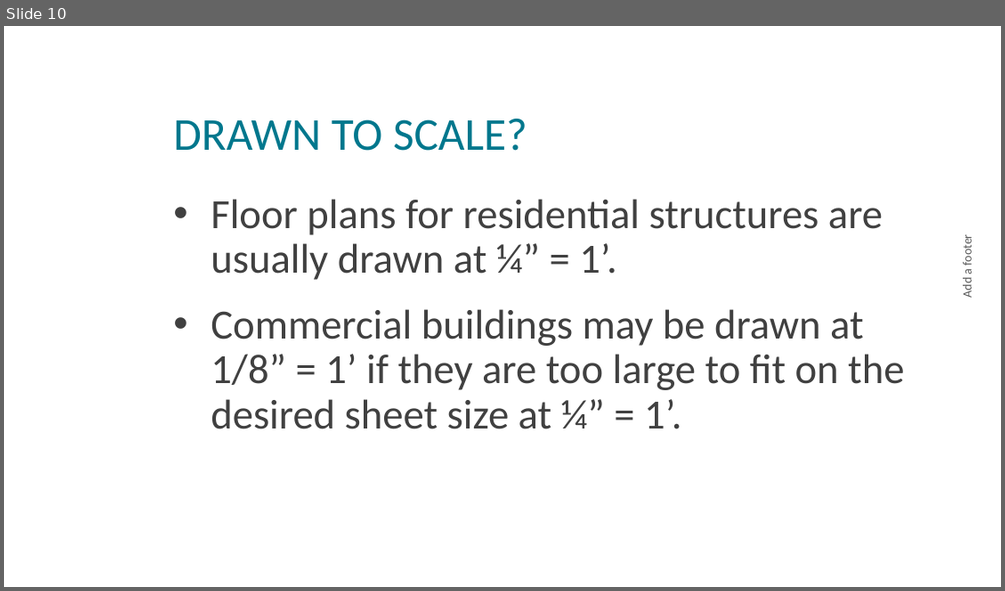
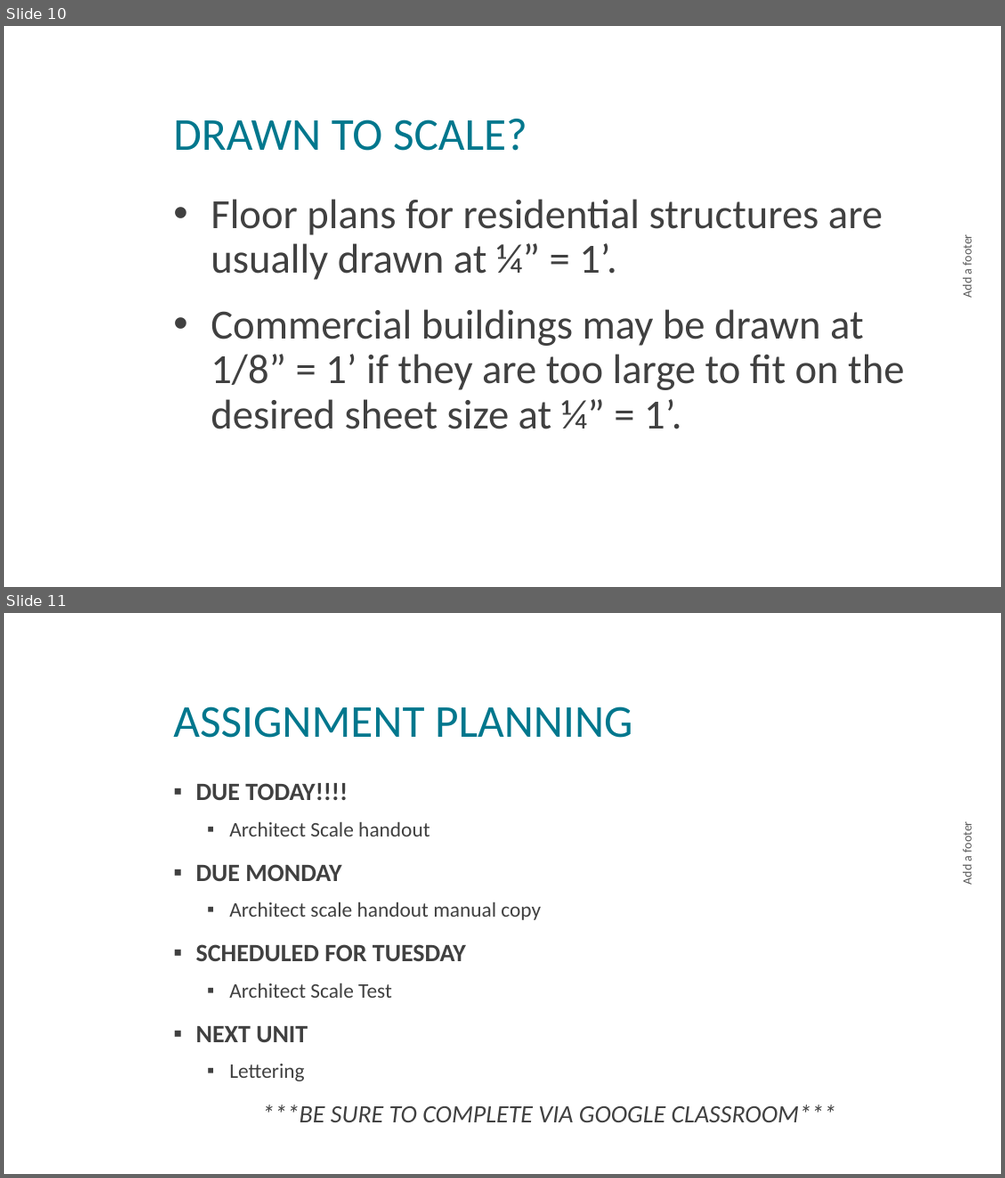
Before and after one commit to nickvertucci/Technology-Education-Curriculum, a slide deck: High School/Design and Drawing for Production/Unit 2 - Title Block/Section 2 - Architect Scale/Assets/Unit 2 - Section 2 - Architect Scale.pptx. Shown one above the other, each under a label of ours: slide 10 before the commit, slides 10 and 11 after it. The pictures are 1005x591 and 1005x1178 pixels, drawn with LibreOffice and Linux fonts; fonts in the diff are those of the drawing; background and template pictures are left out. Boxes give left, top, right and bottom in pixels: in the first picture for what was removed or moved away, otherwise in the second. Text is boxed around its words. In the diff, an @@ line names an element or a change of style, - is before the commit and + after.

Commit message:
ddp update

```diff
--- a/High School/Design and Drawing for Production/Unit 2 - Title Block/Section 2 - Architect Scale/Assets/Unit 2 - Section 2 - Architect Scale.pptx
+++ b/High School/Design and Drawing for Production/Unit 2 - Title Block/Section 2 - Architect Scale/Assets/Unit 2 - Section 2 - Architect Scale.pptx
@@ slide 11 added at (4,613,1001,1174), background picture (left out) @@
@@ title added at (173,706,632,738), 44 pt, text #00778D @@
+ASSIGNMENT PLANNING
@@ text added at (196,822,836,1122), 24 pt, text #404040 @@
+▪ DUE TODAY!!!!
+  ▪ Architect Scale handout
+▪ DUE MONDAY
+  ▪ Architect scale handout manual copy
+▪ SCHEDULED FOR TUESDAY
+  ▪ Architect Scale Test
+▪ NEXT UNIT
+  ▪ Lettering
+***BE SURE TO COMPLETE VIA GOOGLE CLASSROOM***
@@ text added at (960,824,975,884), 12 pt, text #595959 @@
+Add a footer
```
